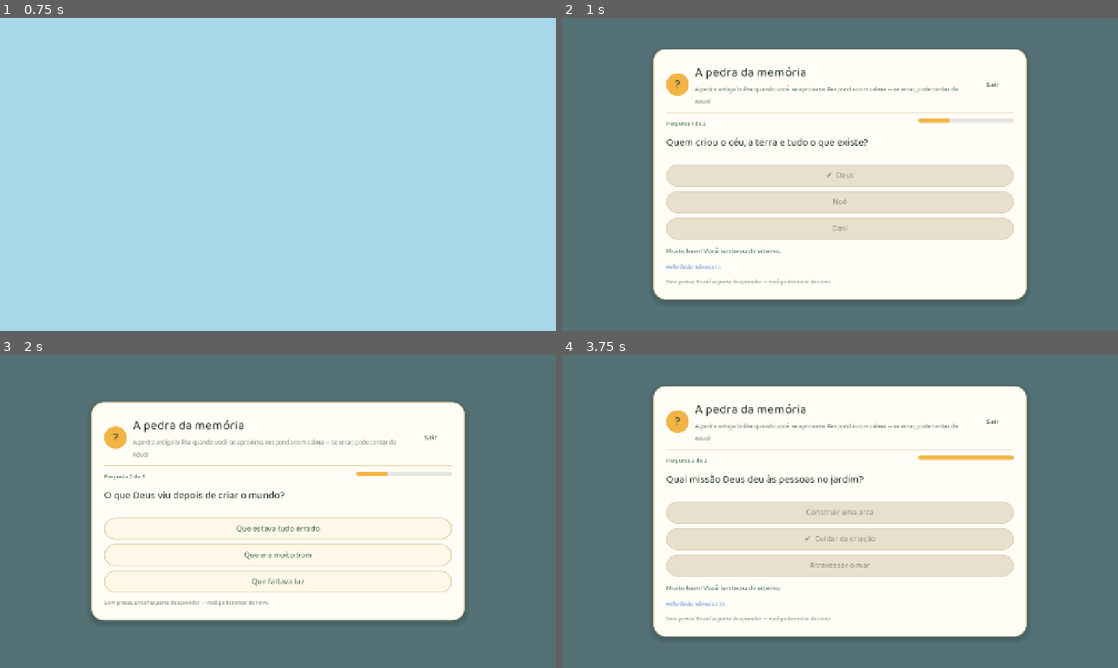
Above: before the commit, frames 1-4 (two rows, left to right).
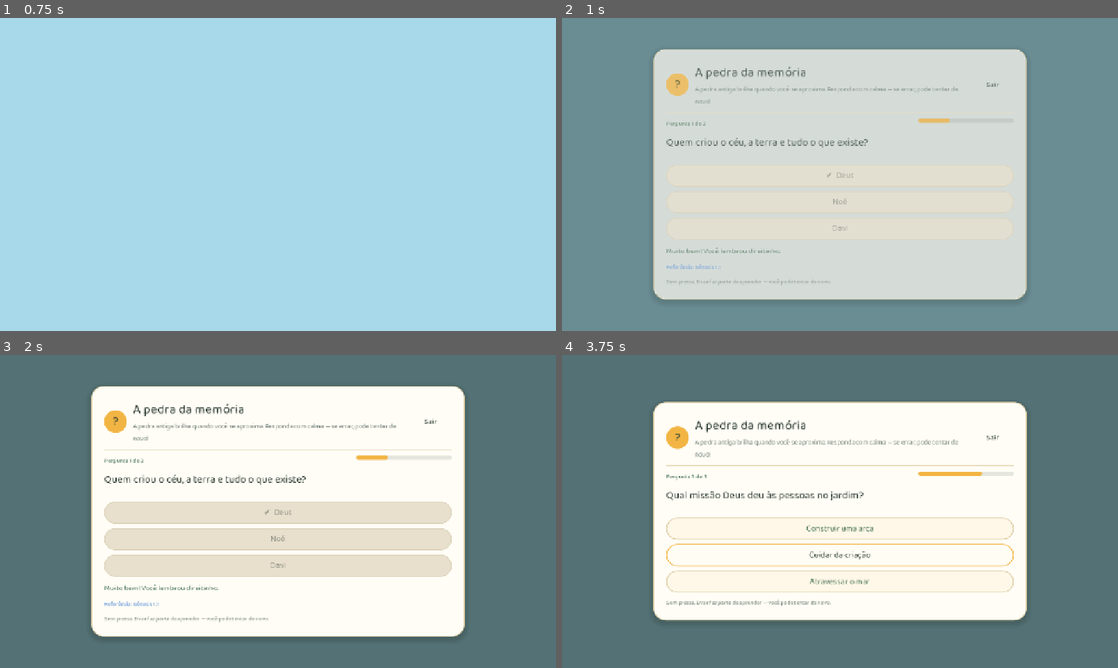
Above: after the commit, the same moments.

Repository: mateuscpa2026/aventuras-biblicas-jornada-da-fe
Game: Godot game, scene res://tests/smoke_test.tscn
Same seed, same stepped clock (60 frames per second), same inputs: the game is played once before the commit and once after it. This scene is started directly instead of the project's main scene. Sound files missing from this copy of the repository are replaced by a short silence.
Inputs (mouse positions are in pixels of both pictures, inside the frame that each line leads up to):
- Up to frame 1 (0.75 s): tap Enter (ui_accept) at 0.5 s; move the mouse to (400, 158) at 0.52 s; hold D (move_right) from 0.53 s (still down); hold E (interact) from 0.53 s (still down); click (400, 158) at 0.67 s
- Up to frame 2 (1 s): keep holding D (move_right); keep holding E (interact); tap Space (jump) at 0.77 s
- Up to frame 3 (2 s): tap Space (jump) at 1.07, 1.52, 1.82 s; move the mouse to (166, 527) at 1.27 s; release D (move_right) at 1.28 s; release E (interact) at 1.28 s; hold S (move_back) from 1.28 s (still down); tap Shift (run) at 1.35 s
- Up to frame 4 (3.75 s): move the mouse to (895, 442) at 2.02 s; release S (move_back) at 2.03 s; hold D (move_right) 2.03-2.78 s; click (895, 442) at 2.1 s; tap Enter (ui_accept) at 2.75 s; move the mouse to (812, 574) at 2.77 s; hold W (move_forward) 2.78-3.53 s; tap E (interact) at 2.85 s; click (812, 574) at 2.92 s; tap Space (jump) at 3.02, 3.32 s; move the mouse to (1006, 558) at 3.52 s; hold A (move_left) from 3.53 s (still down); hold Shift (run) from 3.53 s (still down)

Frame 1 is identical in both runs. In frame 2, 85% of the frame differs, in the area x 0-100%, y 0-100%; in frame 3, 23%; in frame 4, 24%.

Commit message:
Avisos não geram mais erro ao substituir o toast mais antigo
O callback de remoção recebia um nó já liberado quando um quarto aviso
chegava antes do fim da animação. Agora a animação do aviso substituído é
encerrada e o callback aceita nó liberado sem erro; teste cobre o limite de
três avisos e a limpeza.

Diff:
--- a/scripts/ui/toast_layer.gd
+++ b/scripts/ui/toast_layer.gd
@@ -23,10 +23,7 @@
 	if text.strip_edges() == "" or not is_inside_tree():
 		return
 	while _stack.get_child_count() >= MAX_TOASTS:
-		var oldest := _stack.get_child(0)
-		_stack.remove_child(oldest)
-		oldest.queue_free()
-
+		_close(_stack.get_child(0))
 	var row := UIKit.hbox(0)
 	row.alignment = BoxContainer.ALIGNMENT_CENTER
 	var card := UIKit.panel(Color(0.11, 0.17, 0.13, 0.93), 18, 13, Color(0, 0, 0, 0), true)
@@ -50,7 +47,18 @@
 	tween.tween_interval(2.6)
 	tween.tween_property(row, "modulate:a", 0.0, 0.32)
 	tween.tween_callback(_dismiss.bind(row))
+	row.set_meta("toast_tween", tween)
 
-func _dismiss(row: Control) -> void:
+func _close(row: Node) -> void:
+	var tween = row.get_meta("toast_tween", null)
+	if tween is Tween and tween.is_valid():
+		tween.kill()
+	if row.get_parent() == _stack:
+		_stack.remove_child(row)
+	row.queue_free()
+
+func _dismiss(row) -> void:
 	if is_instance_valid(row):
+		if row.get_parent() == _stack:
+			_stack.remove_child(row)
 		row.queue_free()
--- a/tests/smoke_test.gd
+++ b/tests/smoke_test.gd
@@ -18,6 +18,7 @@
 	await _test_story_cast()
 	await _test_intro_overlay()
 	await _test_camera_look()
+	await _test_toast_layer()
 	await _test_quiz_dialog()
 	await _test_mission_chains()
 	_test_persistence()
@@ -468,6 +469,35 @@
 	camera.queue_free()
 	await get_tree().process_frame
 
+# ------------------------------------------------------------------ avisos
+
+func _test_toast_layer() -> void:
+	print("[test] --- avisos na tela ---")
+	var layer := ToastLayer.new()
+	add_child(layer)
+	await get_tree().process_frame
+	layer.push("Um")
+	layer.push("Dois")
+	layer.push("Três")
+	expect(layer._stack.get_child_count() == 3, "três avisos aparecem juntos")
+	var first := layer._stack.get_child(0) as Control
+	var tween = first.get_meta("toast_tween", null)
+	expect(tween is Tween and tween.is_valid(), "cada aviso tem animação própria")
+	layer.push("Quatro")
+	expect(layer._stack.get_child_count() == 3, "um quarto aviso substitui o mais antigo")
+	expect(not tween.is_valid(), "animação do aviso substituído é encerrada")
+	expect(first.get_parent() == null, "aviso antigo sai da lista")
+	await get_tree().process_frame
+	expect(not is_instance_valid(first), "aviso antigo é liberado sem erro")
+
+	var current := layer._stack.get_child(0)
+	layer._dismiss(current)
+	expect(current.get_parent() == null, "aviso some ao terminar")
+	await get_tree().process_frame
+	expect(not is_instance_valid(current), "aviso terminado é liberado")
+	layer.queue_free()
+	await get_tree().process_frame
+
 # ------------------------------------------------------------------ quiz
 
 func _test_quiz_dialog() -> void:
Not shown, changed: README.md
Not shown, changed: docs/TESTES.md
